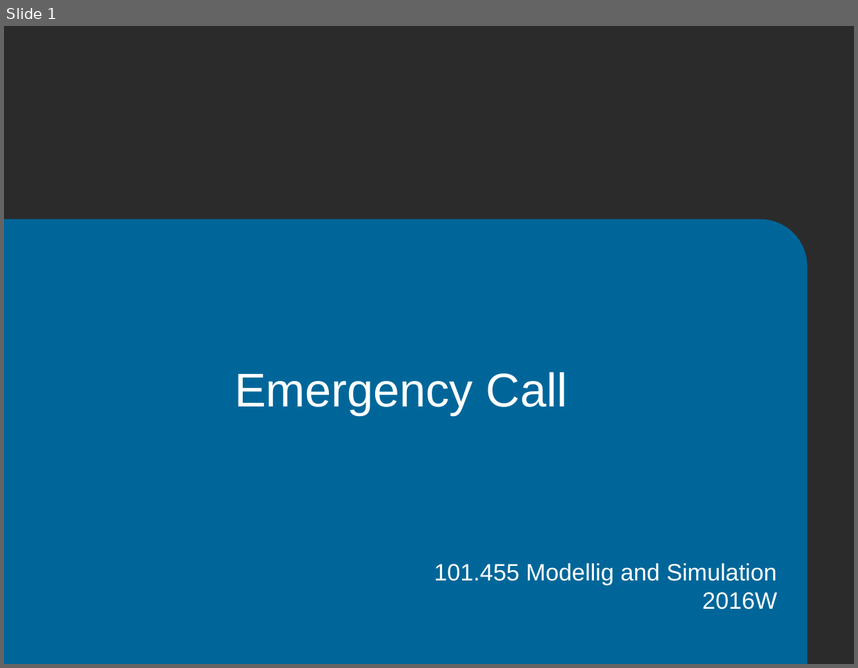
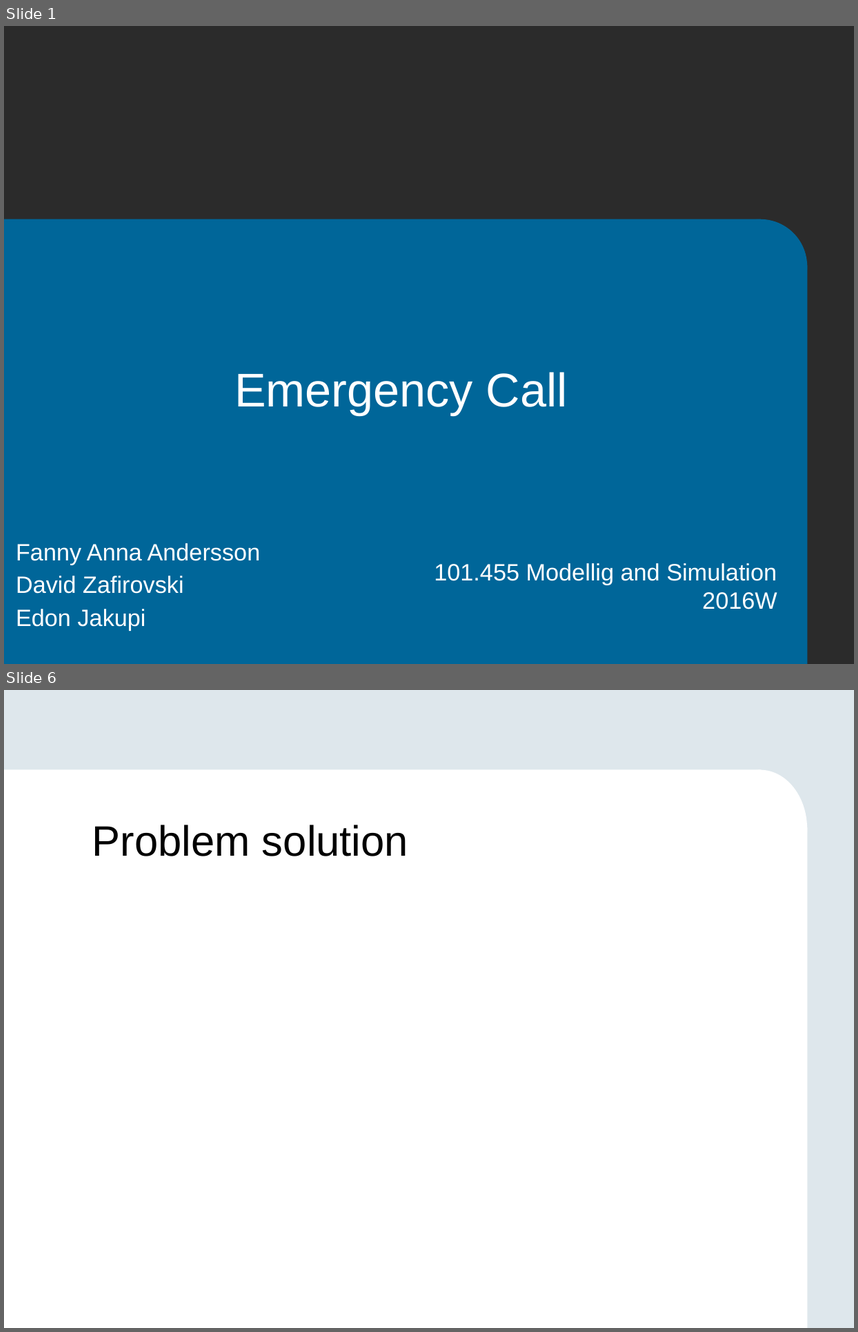
Before and after one commit to edonjakupi/MaS_Project, a slide deck: EmergencyCall_presentation.pptx. Shown one above the other, each under a label of ours: slide 1 before the commit, slides 1 and 6 after it; the slides between them are not shown. The pictures are 858x668 and 858x1332 pixels, drawn with LibreOffice and Linux fonts; fonts in the diff are those of the drawing; background and template pictures are left out; a plain dark background stands for a picture behind light text. Boxes give left, top, right and bottom in pixels: in the first picture for what was removed or moved away, otherwise in the second. Text is boxed around its words. In the diff, an @@ line names an element or a change of style, - is before the commit and + after.

```diff
--- a/EmergencyCall_presentation.pptx
+++ b/EmergencyCall_presentation.pptx
@@ slide 6 added at box(4, 690, 854, 1328), background #DEE7EC @@
@@ rectangle added at box(4, 770, 762, 1328), fill #FFFFFF @@
@@ ellipse added at box(713, 770, 807, 888), fill #FFFFFF @@
@@ title added at box(92, 825, 408, 856), 36 pt, text #000000 @@
+Problem solution
@@ rectangle added at box(459, 828, 807, 1328), fill #FFFFFF @@
@@ slide 1 changed as well @@
@@ text added at box(16, 543, 261, 630), 20 pt, text #FFFFFF @@
+Fanny Anna Andersson
+David Zafirovski
+Edon Jakupi
```
Also in this commit, not shown: 5 other slides added, 1 slide removed.
